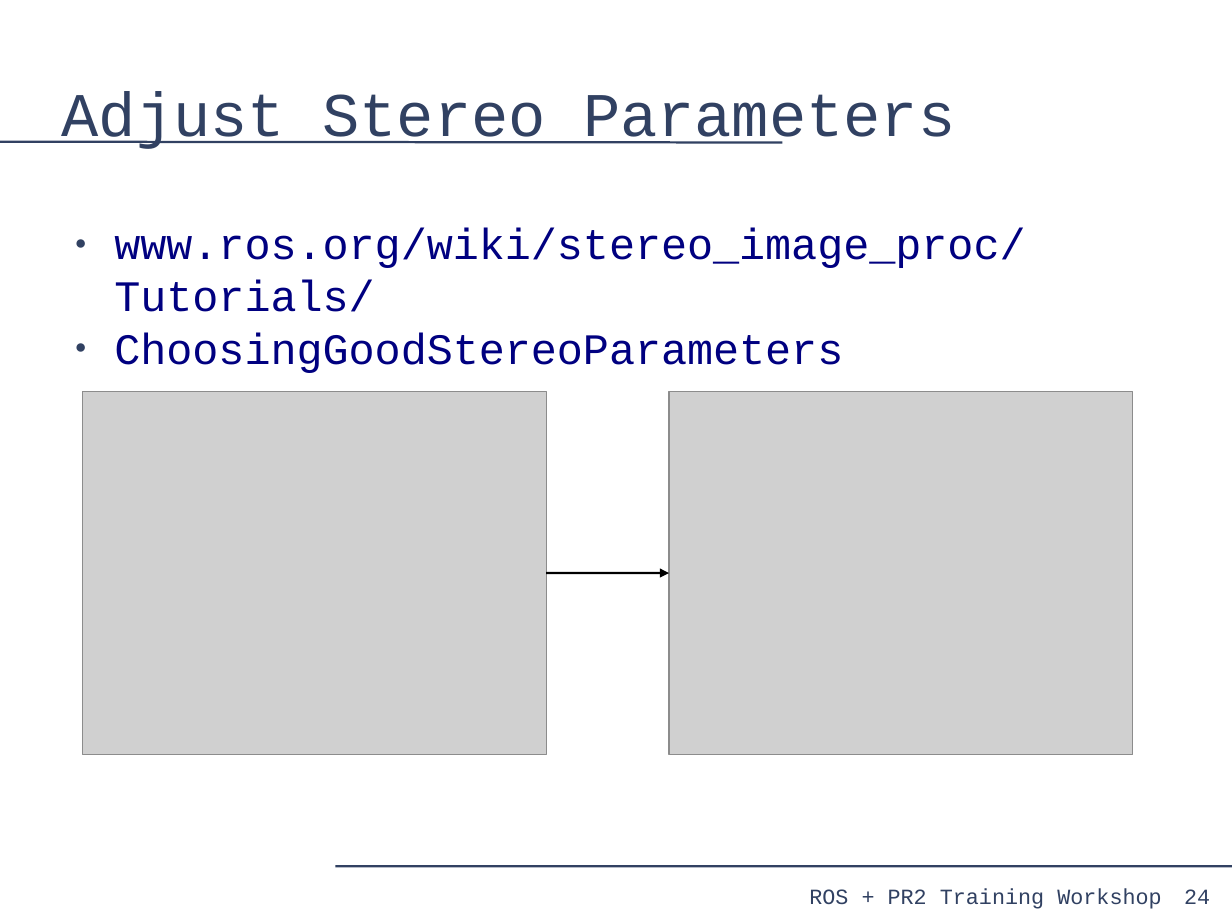
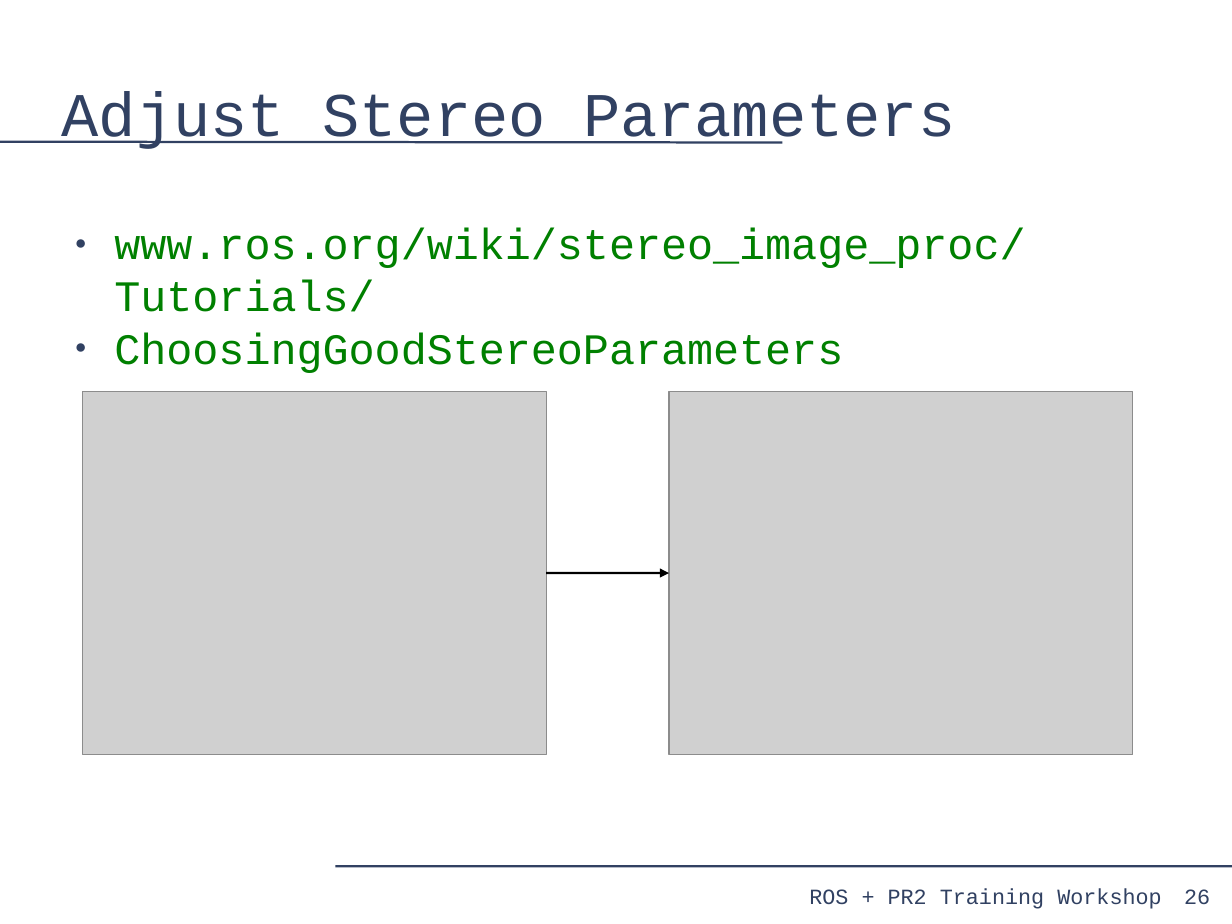
Before and after one commit to PR2/pr2_docs, a slide deck: slide 26 of pr2_training_workshop/processing_camera_data/slides.odp (slide 24 before the commit). Drawn at 1232x924 pixels with LibreOffice and Linux fonts; fonts in the diff are those of the drawing; grey boxes stand for pictures. Boxes give left, top, right and bottom in pixels: in the first picture for what was removed or moved away, otherwise in the second. Text is boxed around its words. In the diff, an @@ line names an element or a change of style, - is before the commit and + after.

```diff
--- a/pr2_training_workshop/processing_camera_data/slides.odp
+++ b/pr2_training_workshop/processing_camera_data/slides.odp
@@ text "www.ros.org/wiki/stereo_image_proc/Tutorials/" at [114,228,1025,373]: text colour #000080 to #008000 @@
@@ page number at [1184,889,1210,904]: text changed @@
-24
+26
```
Also in this commit, not shown: 17 other slides changed, 2 slides added.
